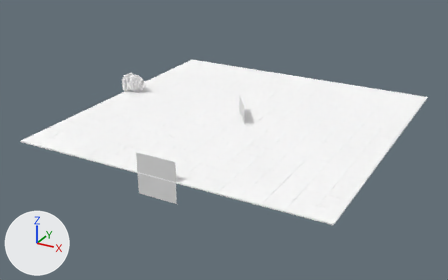
One commit to the Blender file lvl1.blend: the scene before it, then after it.
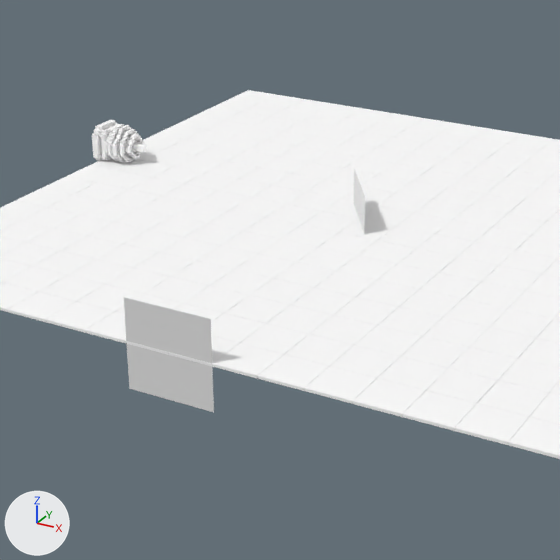
Each version is shown whole from a 50 mm lens placed at (14.1, -27.5, 12.3), pointed at (-0.5, -1.0, -1.0), then close up on the part from 18% to 74% of the width and 7% to 96% of the height. The axes (+X, +Y, +Z) are drawn at lower left. The lights are the same throughout.

Script lines for the objects in view, before the commit:
```python
me_blackwhite_tile1 = bpy.data.meshes.new('BlackWhite_Tile1')
me_blackwhite_tile1.from_pydata(...)  # 280 vertices, 396 faces; spans x -8.0..8.0, y 0.0..1.0, z -8.0..8.0
me_blackwhite_tile1.materials.append(mat_palette)  # its picture is missing
me_laseremitter_on1 = bpy.data.meshes.new('LaserEmitter_On1')
me_laseremitter_on1.from_pydata(...)  # 2024 vertices, 1220 faces; spans x -8.0..8.0, y 0.0..12.0, z -6.0..6.0
me_laseremitter_on1.materials.append(mat_palette_001)  # its picture is missing
me_plane = bpy.data.meshes.new('Plane')
me_plane.from_pydata([(-1.0, -1.0, 0.0), (1.0, -1.0, 0.0), (-1.0, 1.0, 0.0), (1.0, 1.0, 0.0)], [], [(0, 1, 3, 2)])
me_plane_004 = bpy.data.meshes.new('Plane.004')
me_plane_004.from_pydata([(-1.0, -1.0, 0.0), (1.0, -1.0, 0.0), (-1.0, 1.0, 0.0), (1.0, 1.0, 0.0)], [], [(0, 1, 3, 2)])
ob_blackwhite_tile1_049 = bpy.data.objects.new('BlackWhite_Tile1.049', me_blackwhite_tile1)
ob_blackwhite_tile1_049.location = (4.5, 0.5, 0.0)
ob_blackwhite_tile1_049.rotation_euler = (1.571, 0.0, 0.0)  # degrees (90, 0, 0)
ob_blackwhite_tile1_049.scale = (0.062, 0.062, 0.062)
ob_laseremitter_on1_001 = bpy.data.objects.new('LaserEmitter_On1.001', me_laseremitter_on1)
ob_laseremitter_on1_001.location = (-7.43, 0.77, 0.0)
ob_laseremitter_on1_001.rotation_euler = (1.571, 0.0, 0.0)  # degrees (90, 0, 0)
ob_laseremitter_on1_001.scale = (0.083, 0.083, 0.083)
ob_mirror = bpy.data.objects.new('Mirror', me_plane)
ob_mirror.location = (0.0, 0.0, 0.0)
ob_mirror.rotation_euler = (-1.571, 3.142, 5.317)  # degrees (-90, 180, 305)
ob_reciever = bpy.data.objects.new('Reciever', me_plane_004)
ob_reciever.location = (0.0, -7.99, 0.0)
ob_reciever.rotation_euler = (3.142, -1.571, 1.571)  # degrees (180, -90, 90)
# also in view: 'BlackWhite_Tile1.026' at (-1.5, -2.5, 0.0); 'BlackWhite_Tile1.035' at (0.5, -2.5, 0.0); 'BlackWhite_Tile1.075' at (-6.5, -2.5, 0.0); 'BlackWhite_Tile1.327' at (2.5, -6.5, 0.0); 'BlackWhite_Tile1.051' at (3.5, -0.5, 0.0)
```
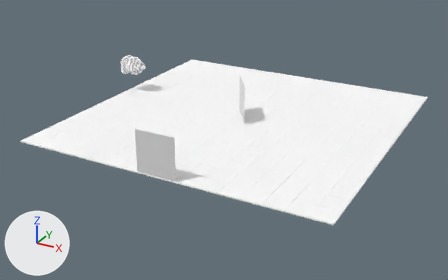
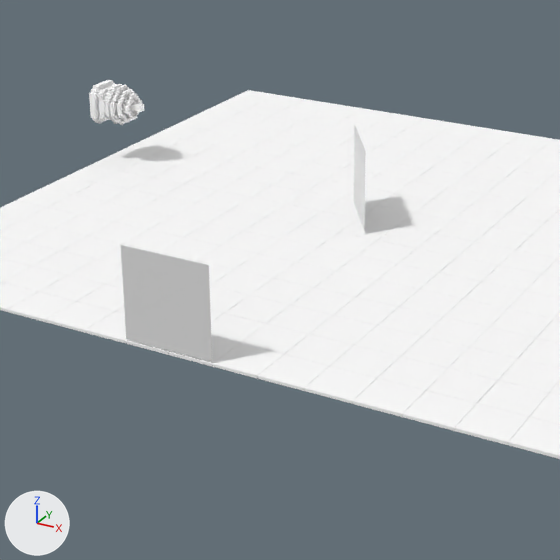
Pixel boxes [x1, y1, x2, y2] of what changed, in the close-ups (560 x 560 px):
```json
{"object": "Reciever", "change": "moved", "before": [124, 298, 214, 412], "after": [120, 245, 212, 362]}
{"object": "LaserEmitter_On1.001", "change": "moved", "before": [92, 120, 147, 162], "after": [89, 80, 144, 125]}
{"object": "Mirror", "change": "moved", "before": [354, 169, 365, 232], "after": [354, 126, 366, 230]}
```

Edits to the scene script, one JSON object a line:
```json
{"op": "set", "path": "ob_laseremitter_on1_001.location", "old": "(-7.43, 0.77, 0.0)", "new": "(-7.43, 0.77, 1.1)"}
{"op": "set", "path": "ob_mirror.location", "old": "(0.0, 0.0, 0.0)", "new": "(0.0, 0.0, 1.1)"}
{"op": "set", "path": "ob_reciever.location", "old": "(0.0, -7.99, 0.0)", "new": "(0.0, -7.99, 1.1)"}
```
